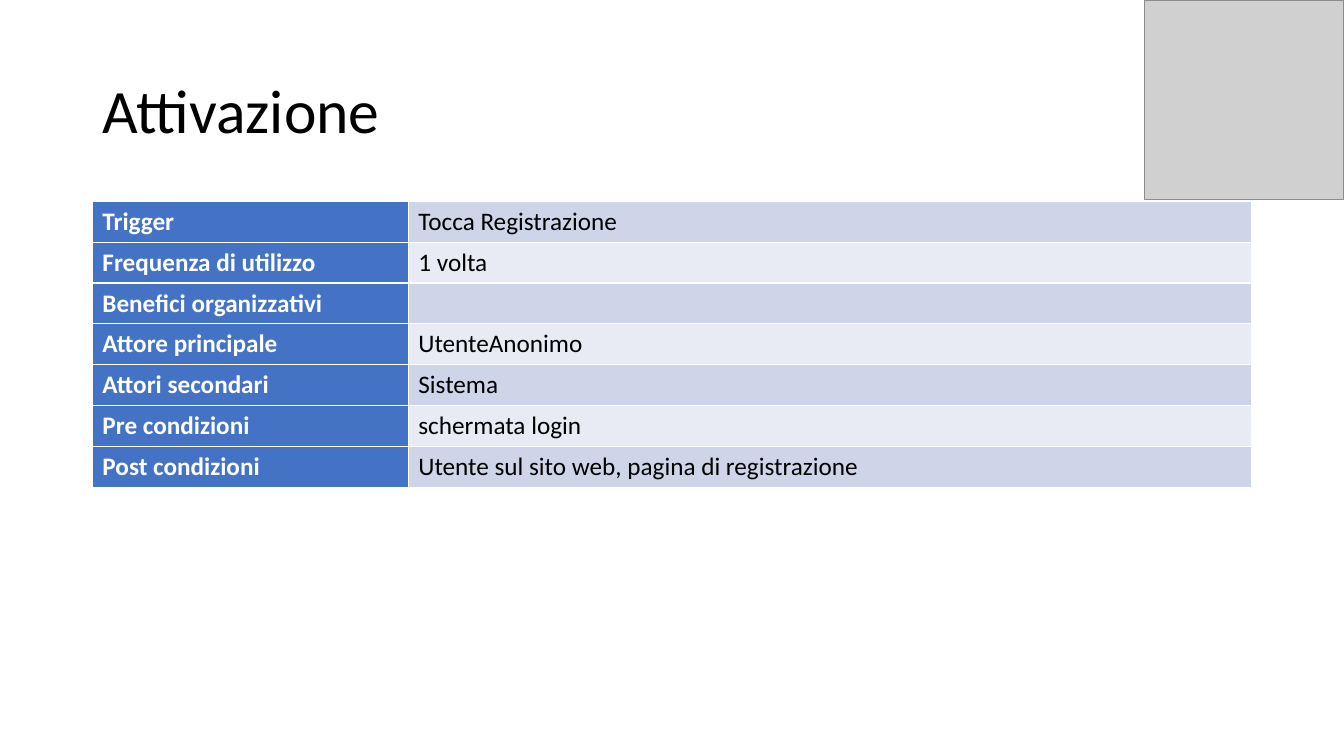
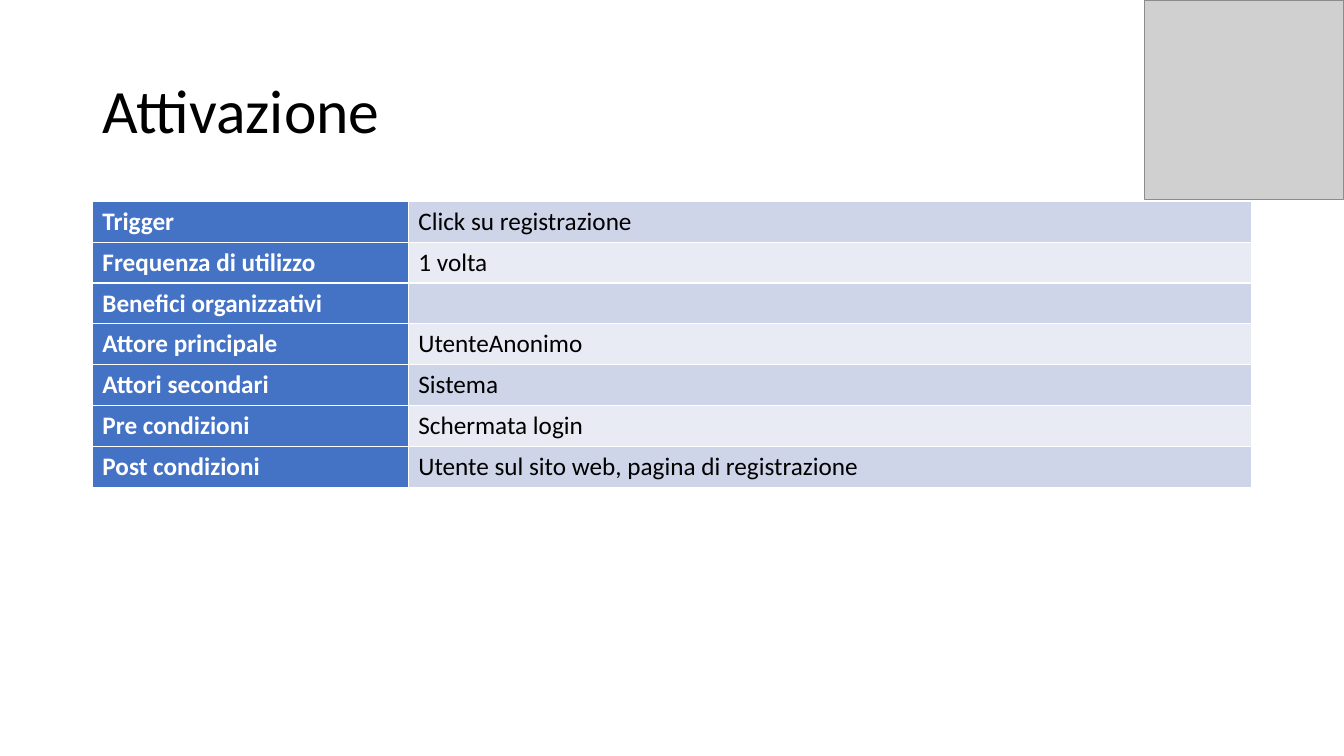
Before and after one commit to itsar19-20/pet, a slide deck: slide 3 of docs/useCaseTemplate/UseCase 1_SiRegistra(app).pptx. Drawn at 1344x756 pixels with LibreOffice and Linux fonts; fonts in the diff are those of the drawing; grey boxes stand for pictures. Boxes give left, top, right and bottom in pixels: in the first picture for what was removed or moved away, otherwise in the second. Text is boxed around its words. In the diff, an @@ line names an element or a change of style, - is before the commit and + after.

Commit message:
modifica usecase1

```diff
--- a/docs/useCaseTemplate/UseCase 1_SiRegistra(app).pptx
+++ b/docs/useCaseTemplate/UseCase 1_SiRegistra(app).pptx
@@ table at [93,202,1252,488] @@
-row 1, column 2: Tocca Registrazione
+row 1, column 2: Click su registrazione
-row 6, column 2: schermata login
+row 6, column 2: Schermata login
```
